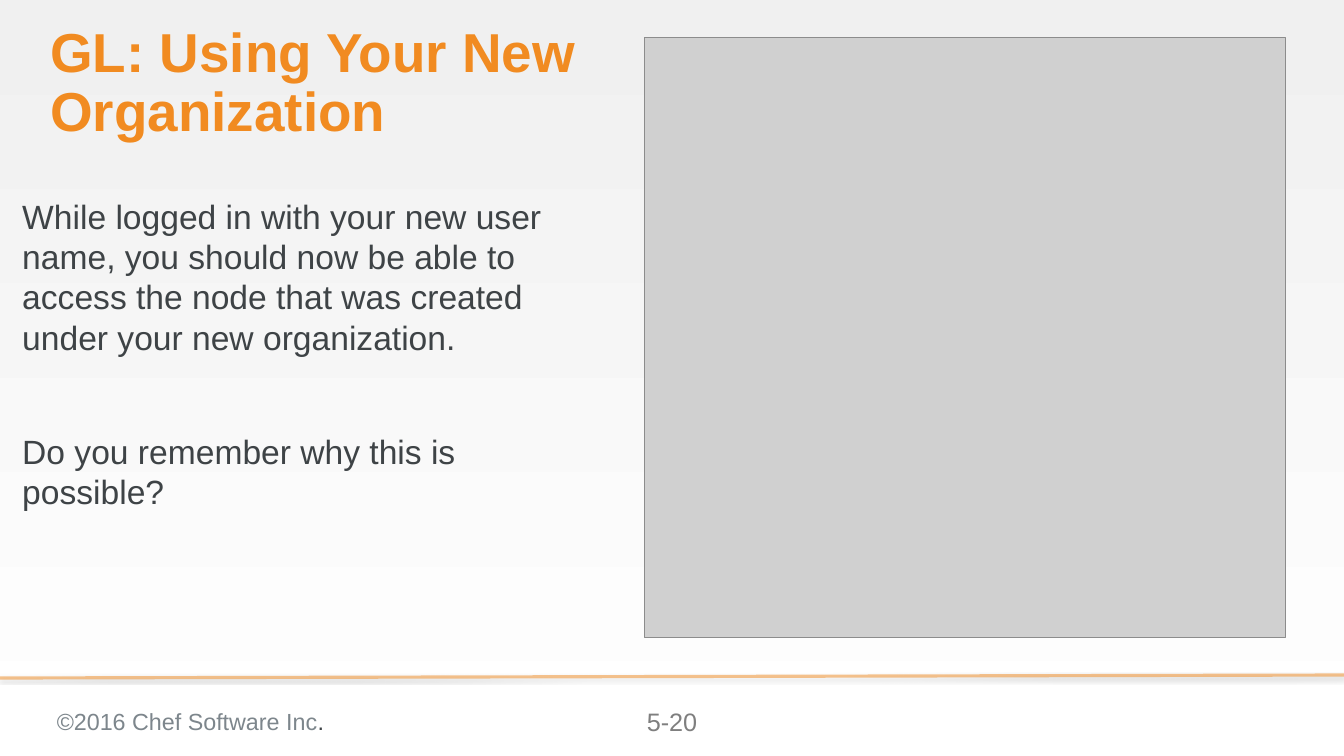
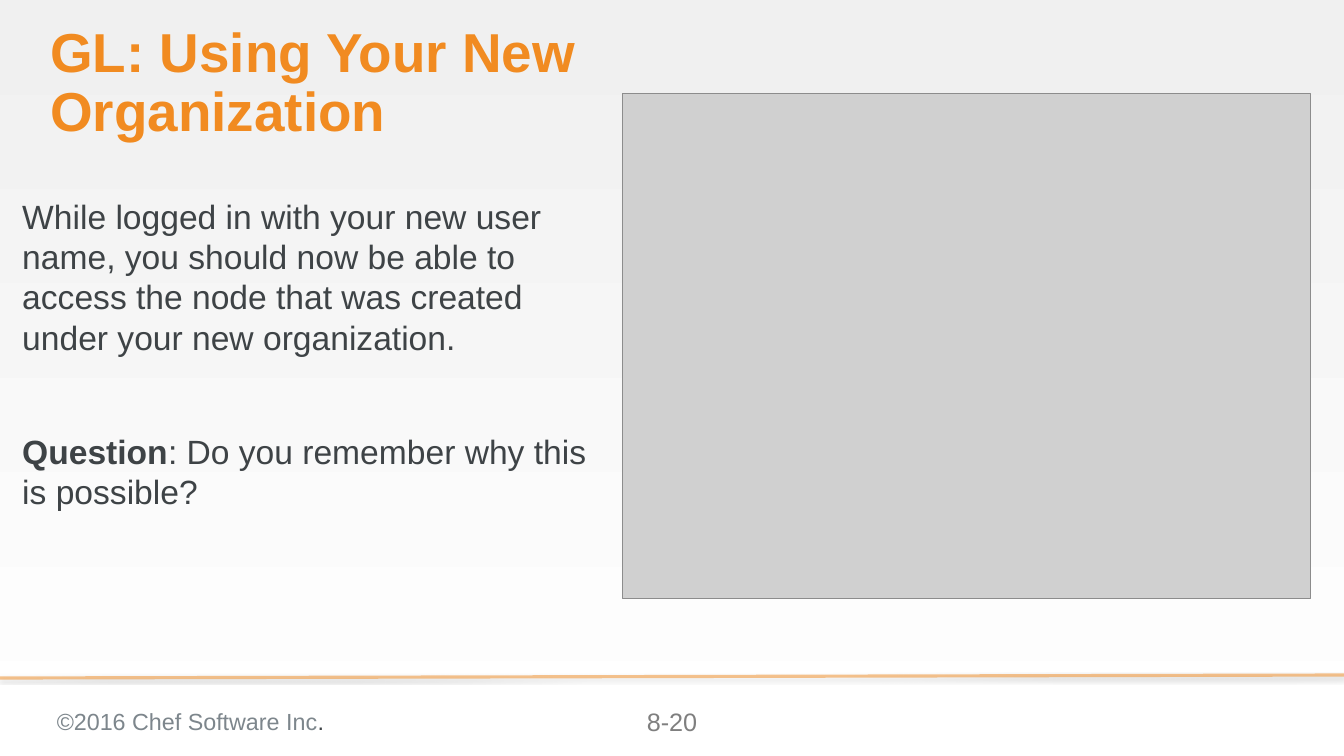
Before and after one commit to bchamby/chef-compliance-installation-configuration-operation, a slide deck: slide 20 of 08-permissions-orgs.pptx. Drawn at 1344x756 pixels with LibreOffice and Linux fonts; fonts in the diff are those of the drawing; grey boxes stand for pictures; background and template pictures are left out. Boxes give left, top, right and bottom in pixels: in the first picture for what was removed or moved away, otherwise in the second. Text is boxed around its words. In the diff, an @@ line names an element or a change of style, - is before the commit and + after.

```diff
--- a/08-permissions-orgs.pptx
+++ b/08-permissions-orgs.pptx
@@ picture: place and size @@
-picture at [644,37,1285,637]
+picture at [623,94,1311,599]
@@ text at [22,439,586,511]: text changed @@
-Do you remember why this is possible?
+Question: Do you remember why this is possible?
@@ page number at [647,713,697,731]: text changed @@
-5-20
+8-20
```
Also in this commit, not shown: 8 other slides changed, 6 slides added, 18 slides removed.
